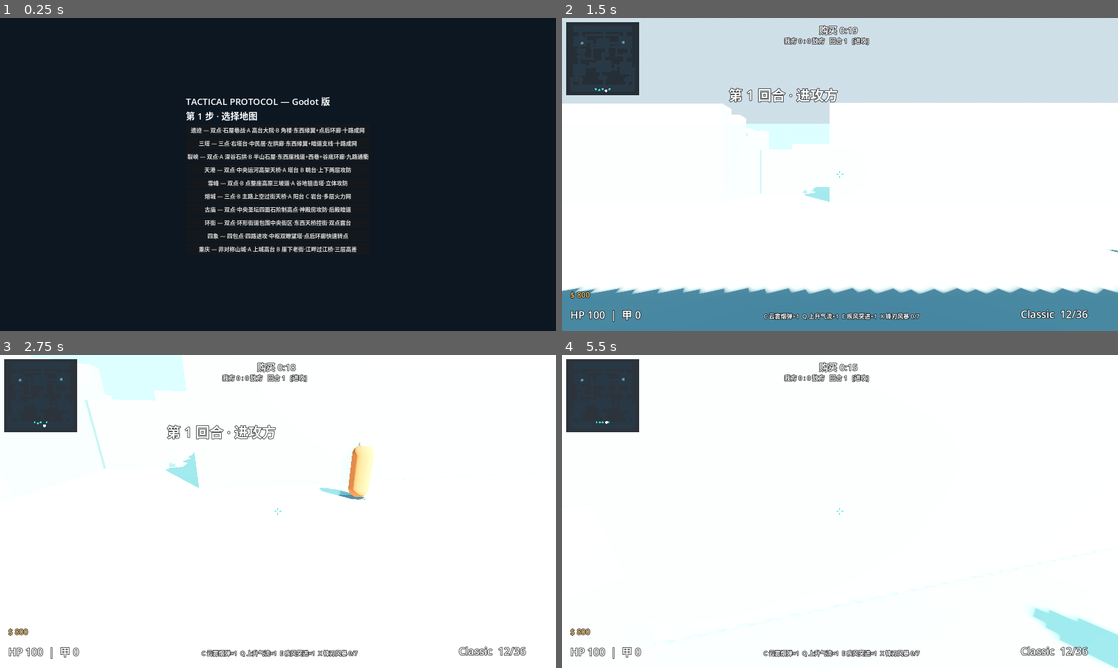
Above: before the commit, frames 1-4 (two rows, left to right).
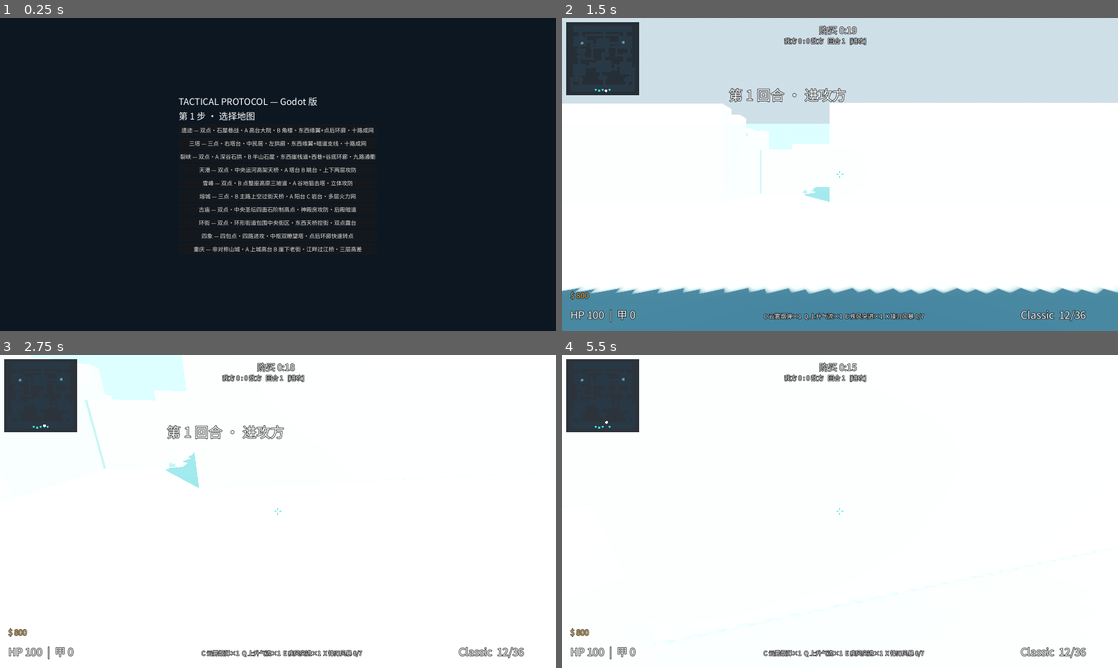
Above: after the commit, the same moments.

Repository: HecreReed/tactical-protocol-godot
Game: Godot game, scene res://scenes/Main.tscn
Same seed, same stepped clock (60 frames per second), same inputs: the game is played once before the commit and once after it.
Inputs (mouse positions are in pixels of both pictures, inside the frame that each line leads up to):
- Up to frame 1 (0.25 s): no input
- Up to frame 2 (1.5 s): click "遗迹 — 双点·石屋巷战·A 高台大院·B 角楼·东西缘翼…" at 0.5 s; click "风影 — C·云雾烟弹 / Q·上升气流 / E·疾风突进…" at 1.25 s
- Up to frame 3 (2.75 s): tap Enter at 2 s; move the mouse to (305, 511) at 2.02 s; press the mouse at (305, 511) at 2.03 s; hold W (move_forward) from 2.03 s (still down); tap Space (jump) at 2.27 s
- Up to frame 4 (5.5 s): keep holding W (move_forward); move the mouse to (812, 511) at 2.77 s; release the mouse at (812, 511) at 2.78 s; tap C (ability_c) at 2.85 s; tap Space (jump) at 3.02, 4.52, 5.27 s; click (812, 511) at 3.05 s; move the mouse to (851, 505) at 3.52 s; hold E (ability_e) 3.53-4.28 s; click (851, 505) at 3.8 s; move the mouse to (834, 517) at 4.27 s; tap Q (ability_q) at 4.35 s; click (834, 517) at 4.55 s; move the mouse to (878, 514) at 5.02 s; hold X (ability_x) from 5.03 s (still down); click (878, 514) at 5.3 s

The runs differ from the first frame. In frame 1, 4.5% of the frame differs, in the area x 32-68%, y 25-75%; in frame 2, 2.0%; in frame 3, 2.6%; in frame 4, 2.8%.

Commit message:
Web CJK font fix + AI overhaul: bundle Noto Sans SC subset (232KB) as default theme font to fix garbled text in web export; dark boot splash instead of grey; fix bots drifting to map origin at round start (stale goal); partial-path navigation to avoid wall-hugging; hunt last-seen position & react to damage; escort spike carrier instead of idling; defenders rotate posts

Diff:
--- a/project.godot
+++ b/project.godot
@@ -6,11 +6,17 @@
 config/name="Tactical Protocol (Godot)"
 run/main_scene="res://scenes/Main.tscn"
 config/features=PackedStringArray("4.6")
+boot_splash/bg_color=Color(0.05, 0.09, 0.13, 1)
+boot_splash/show_image=false
 
 [display]
 
 window/size/viewport_width=1600
 window/size/viewport_height=900
+
+[gui]
+
+theme/custom_font="res://assets/fonts/NotoSansSC-sub.otf"
 
 [input]
 
--- a/scripts/bot_ai.gd
+++ b/scripts/bot_ai.gd
@@ -44,6 +44,9 @@
 var knife_ult := 0
 var arrow_ult := 0
 var rocket_ult := 0
+var last_seen := Vector3.ZERO
+var hunt_until := 0.0
+var next_regroup := 0.0
 
 func setup(m: Node3D, t: String, aid: String) -> void:
 	main = m
@@ -150,11 +153,22 @@
 			bd = score
 			best = e
 	if best != target:
+		# 丢失目标 → 短暂追击最后目击点（不打断关键任务状态）
+		if best == null and target != null and is_instance_valid(target) and target.alive:
+			last_seen = target.global_position
+			hunt_until = now + 4.5
+			if state in ["wait", "advance", "hunt", "post"] and channel == "" and main.can_fight():
+				state = "hunt"
+				set_goal(last_seen)
 		target = best
 		acq = 0.0
 	if target != null:
+		hunt_until = 0.0
 		_combat_abilities(now)
 		return
+	# 追击超时 → 回归任务
+	if state == "hunt" and (now > hunt_until or nav_finished()):
+		state = "wait"
 	# 弹尽：捡枪或拼刀
 	if weapon["ammo"] <= 0 and weapon["reserve"] <= 0:
 		var d: Dictionary = main.nearest_drop(global_position, 45.0)
@@ -281,6 +295,15 @@
 	if main.now() < resist_until:
 		dmg *= 0.55
 	hp -= dmg
+	# 受击反应：没有目标时转向攻击者并短暂追击
+	if hp > 0 and killer != null and is_instance_valid(killer) and "team" in killer and killer.team != team:
+		var kp: Vector3 = killer.global_position
+		yaw = atan2(-(kp.x - global_position.x), -(kp.z - global_position.z))
+		if target == null and channel == "" and state in ["wait", "advance", "hunt", "post"] and main.can_fight():
+			last_seen = kp
+			hunt_until = main.now() + 4.0
+			state = "hunt"
+			set_goal(kp)
 	if hp <= 0:
 		alive = false
 		deaths += 1
@@ -304,6 +327,12 @@
 	target = null
 	channel = ""
 	used_util = false
+	hunt_until = 0.0
+	next_regroup = 0.0
+	goal = pos
+	path = PackedVector2Array()
+	path_i = 0
+	hold_look = Vector3.ZERO
 	flash_until = 0.0
 	daze_until = 0.0
 	suppressed_until = 0.0
--- a/scripts/map_builder.gd
+++ b/scripts/map_builder.gd
@@ -169,7 +169,7 @@
 func nav_path(from: Vector3, to: Vector3) -> PackedVector2Array:
 	var a := _nearest_cell(from)
 	var b := _nearest_cell(to)
-	return astar.get_point_path(a, b)
+	return astar.get_point_path(a, b, true)
 
 func _nearest_cell(p: Vector3) -> Vector2i:
 	var c := Vector2i(floori(p.x), floori(p.z))
--- a/scripts/match_mgr.gd
+++ b/scripts/match_mgr.gd
@@ -269,10 +269,26 @@
 					bot.hold_look = h["look"]
 			elif bot.state == "wait":
 				bot.state = "advance"
-				var st: Vector3 = main.map.stages.get(plan_site, Vector3.ZERO)
+				var st: Vector3 = main.map.stages.get(plan_site, main.map.sites[plan_site]["plant"])
 				bot.set_goal(st)
+			elif bot.state == "advance" and bot.nav_finished() and n >= bot.next_regroup:
+				# 到位后不再原地发呆：护送炸弹手 / 绕集结点游走
+				bot.next_regroup = n + randf_range(2.0, 3.5)
+				var anchor: Vector3 = main.map.stages.get(plan_site, main.map.sites[plan_site]["plant"])
+				if spike_carrier != null and is_instance_valid(spike_carrier) and spike_carrier.alive:
+					anchor = spike_carrier.global_position
+				bot.set_goal(anchor + Vector3(randf_range(-4.0, 4.0), 0, randf_range(-4.0, 4.0)))
 	else:
 		_assign_def_post(bot)
+		# 长时间无事：小概率轮换驻点，保持地图控制
+		if bot.state == "post" and bot.nav_finished() and n >= bot.next_regroup:
+			bot.next_regroup = n + randf_range(8.0, 14.0)
+			if randf() < 0.35:
+				var posts: Array = main.map.def_posts
+				if posts.size() > 1:
+					var p: Dictionary = posts[randi() % posts.size()]
+					bot.set_goal(p["p"])
+					bot.hold_look = p["look"]
 
 func _assign_def_post(bot: Node) -> void:
 	if bot.state == "post":
Binary file added: assets/fonts/NotoSansSC-sub.otf
Not shown, added: assets/fonts/NotoSansSC-sub.otf.import
Not shown, added: scripts/abilities.gd.uid
Not shown, added: scripts/bot_ai.gd.uid
Not shown, added: scripts/hud.gd.uid
Not shown, added: scripts/main.gd.uid
Not shown, added: scripts/map_builder.gd.uid
Not shown, added: scripts/match_mgr.gd.uid
Not shown, added: scripts/player.gd.uid
Not shown, added: scripts/weapons.gd.uid
